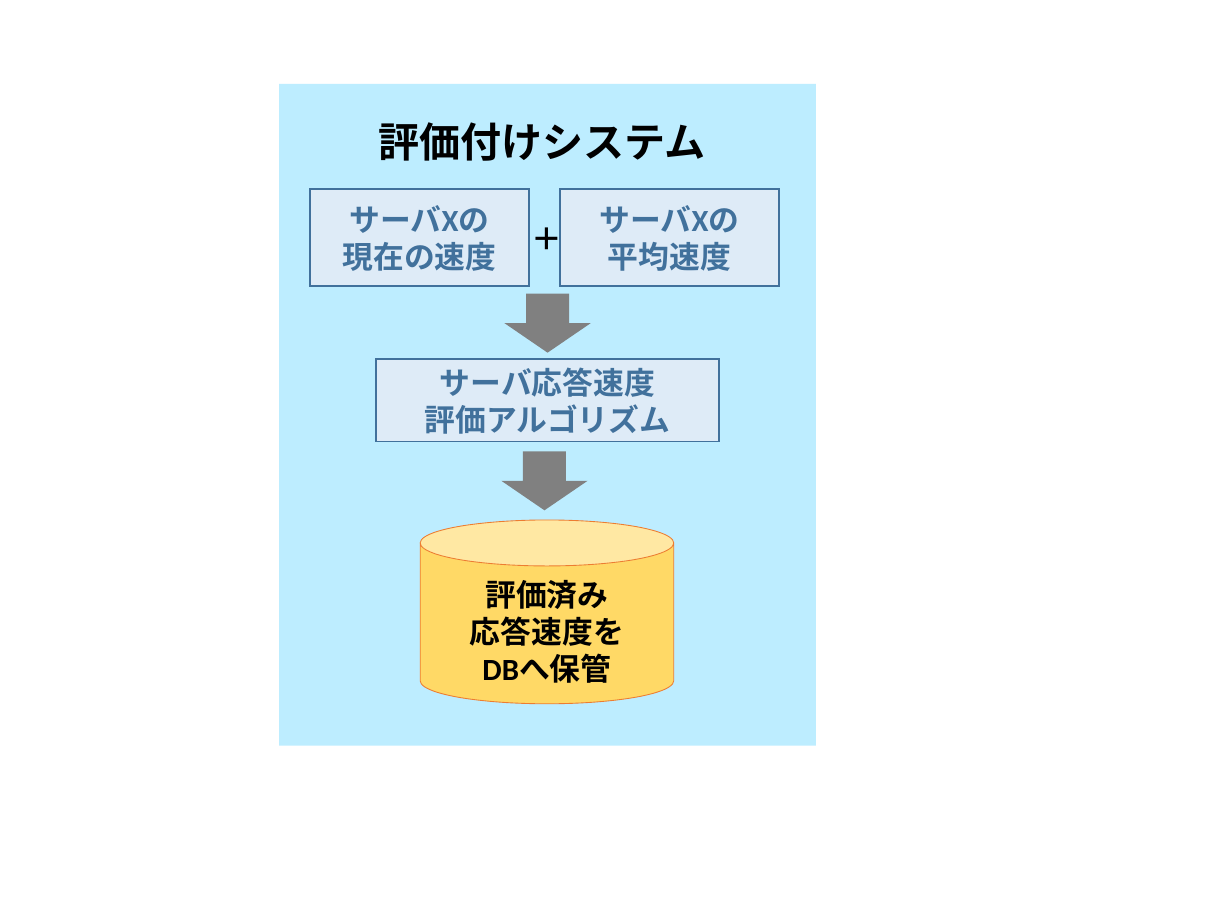
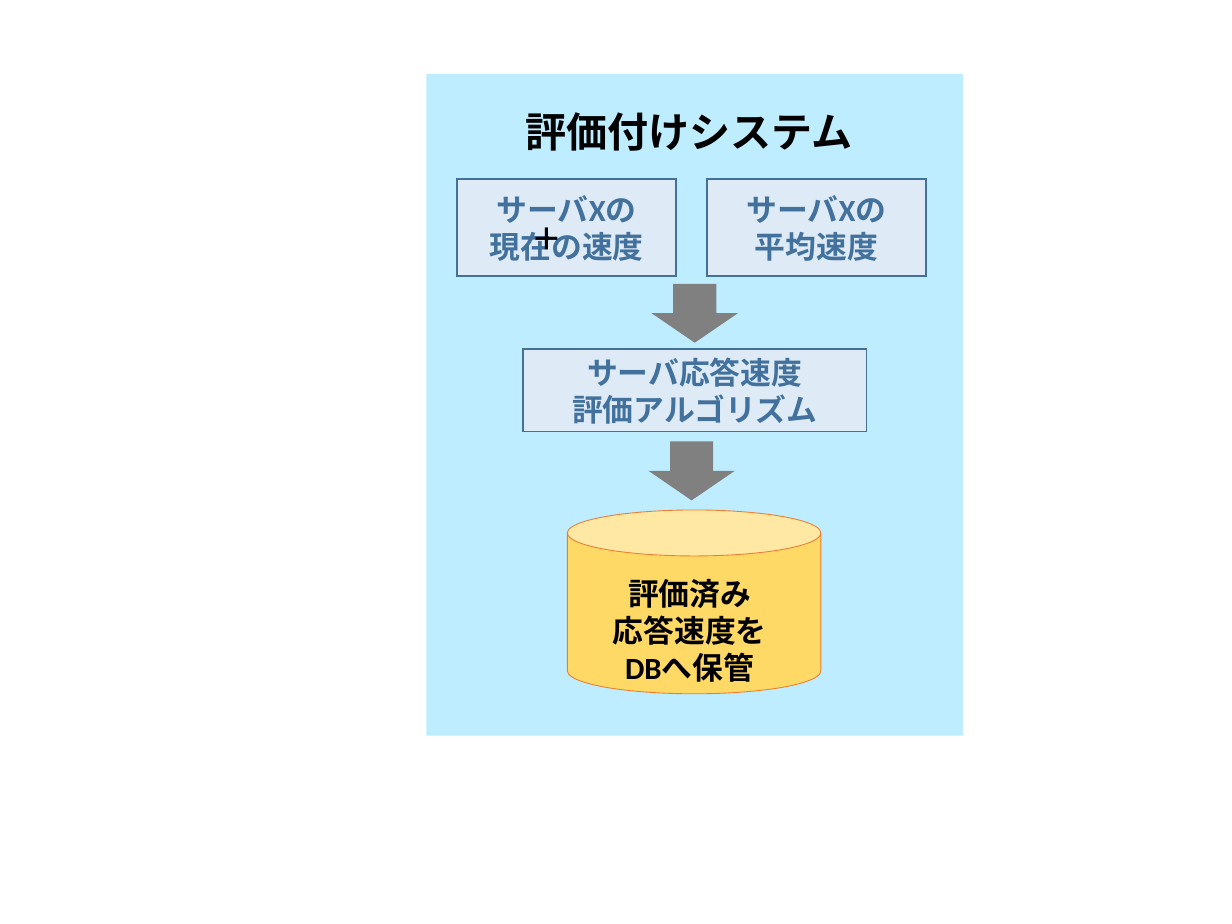
Before and after one commit to kait-takanolab/1821086_matsuo_thesis, a slide deck: slide 6 of meeting/1821086_matsuo_Chart.pptx (slide 5 before the commit). Drawn at 1232x924 pixels with LibreOffice and Linux fonts; fonts in the diff are those of the drawing. Boxes give left, top, right and bottom in pixels: in the first picture for what was removed or moved away, otherwise in the second. Text is boxed around its words. In the diff, an @@ line names an element or a change of style, - is before the commit and + after.

```diff
--- a/meeting/1821086_matsuo_Chart.pptx
+++ b/meeting/1821086_matsuo_Chart.pptx
@@ 1 text, 1 cylinder, 1 down arrow: place and size @@
-1 text, 1 cylinder, 1 down arrow at bbox=[378, 122, 705, 703]
+1 text, 1 cylinder, 1 down arrow at bbox=[525, 112, 852, 694]
@@ 4 rectangles, 1 down arrow: place and size @@
-4 rectangles, 1 down arrow at bbox=[280, 84, 817, 745]
+4 rectangles, 1 down arrow at bbox=[426, 74, 963, 736]
@@ text "評価済み": place and size @@
-text "評価済み" at bbox=[470, 580, 624, 683]
+text "評価済み" at bbox=[613, 579, 767, 682]
```
Also in this commit, not shown: 1 other slide changed, 1 slide added, 1 other file.
